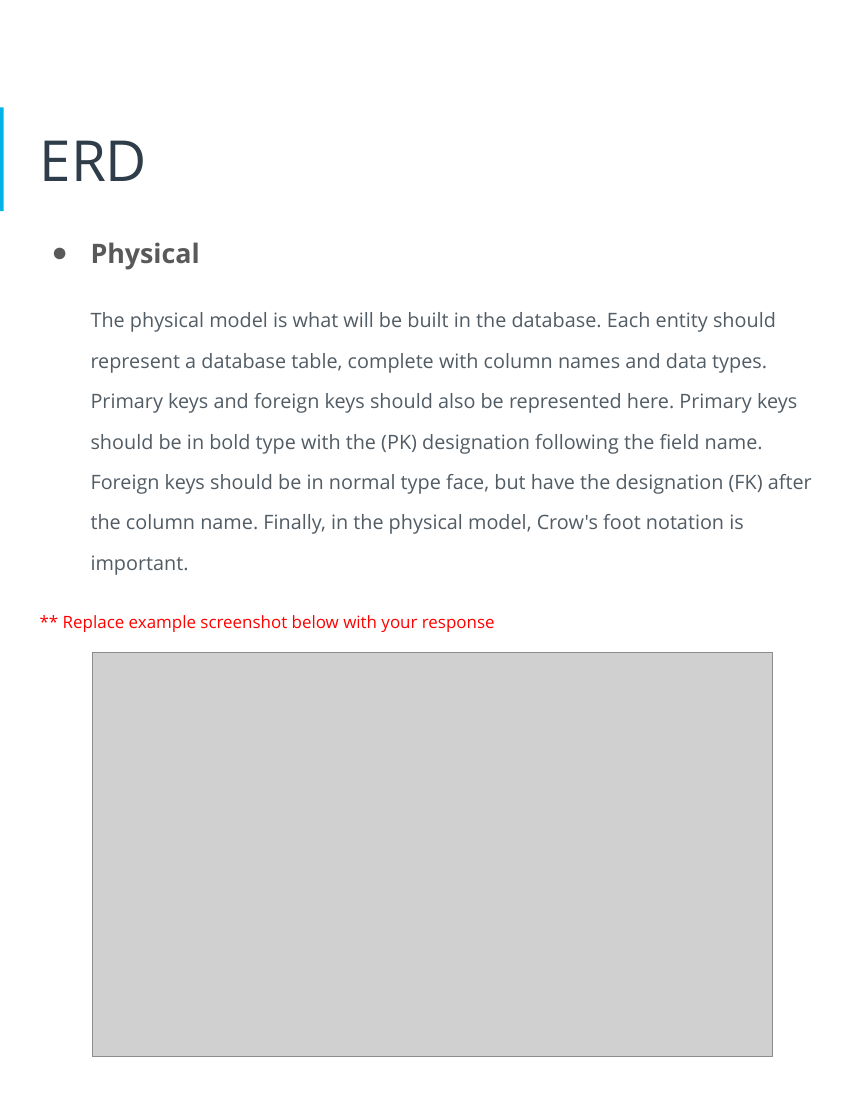
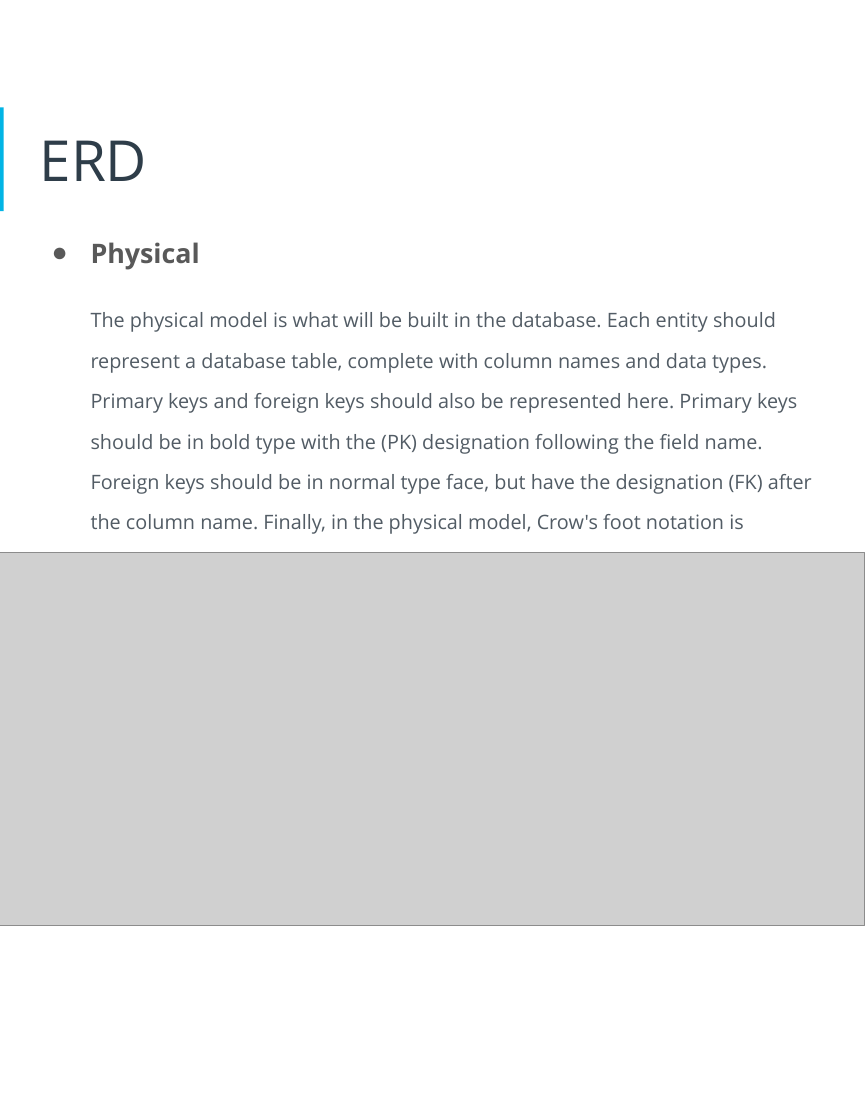
Before and after one commit to fuongcao/udacity-data-achitect, a slide deck: slide 15 of 1- Designing an HR Database/proposal.pptx. Drawn at 865x1120 pixels with LibreOffice and Linux fonts; fonts in the diff are those of the drawing; grey boxes stand for pictures. Boxes give left, top, right and bottom in pixels: in the first picture for what was removed or moved away, otherwise in the second. Text is boxed around its words. In the diff, an @@ line names an element or a change of style, - is before the commit and + after.

```diff
--- a/1- Designing an HR Database/proposal.pptx
+++ b/1- Designing an HR Database/proposal.pptx
@@ picture added at [0, 552, 865, 925] @@
@@ text at [63, 615, 495, 632]: paragraph removed @@
-** Replace example screenshot below with your response
@@ picture removed at [93, 652, 772, 1056] @@
```
Also in this commit, not shown: 2 other slides changed, 5 other files.
